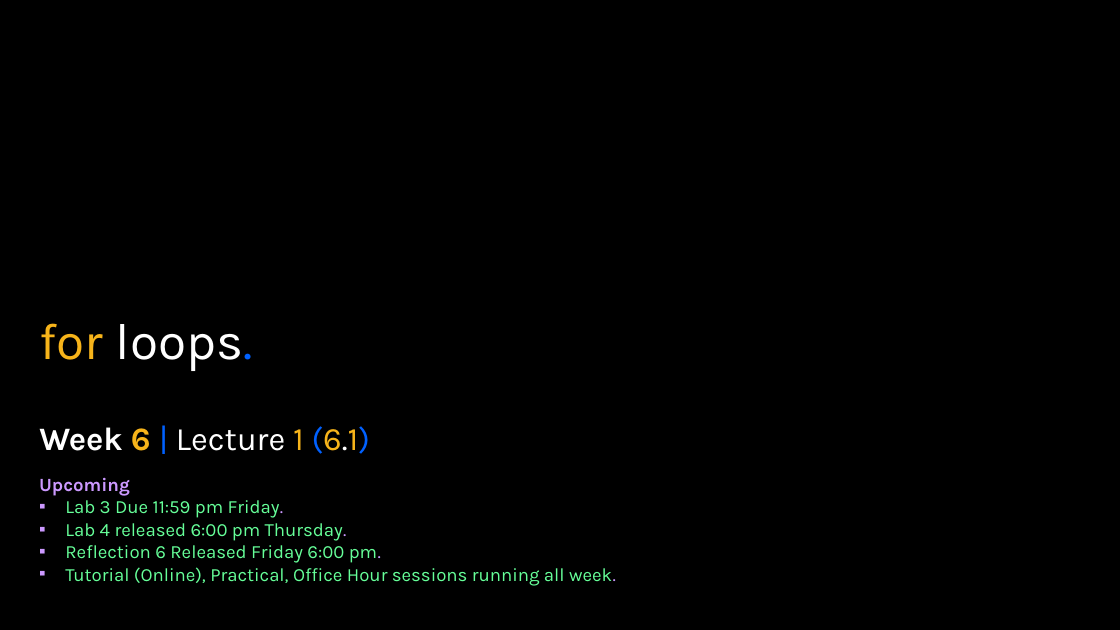
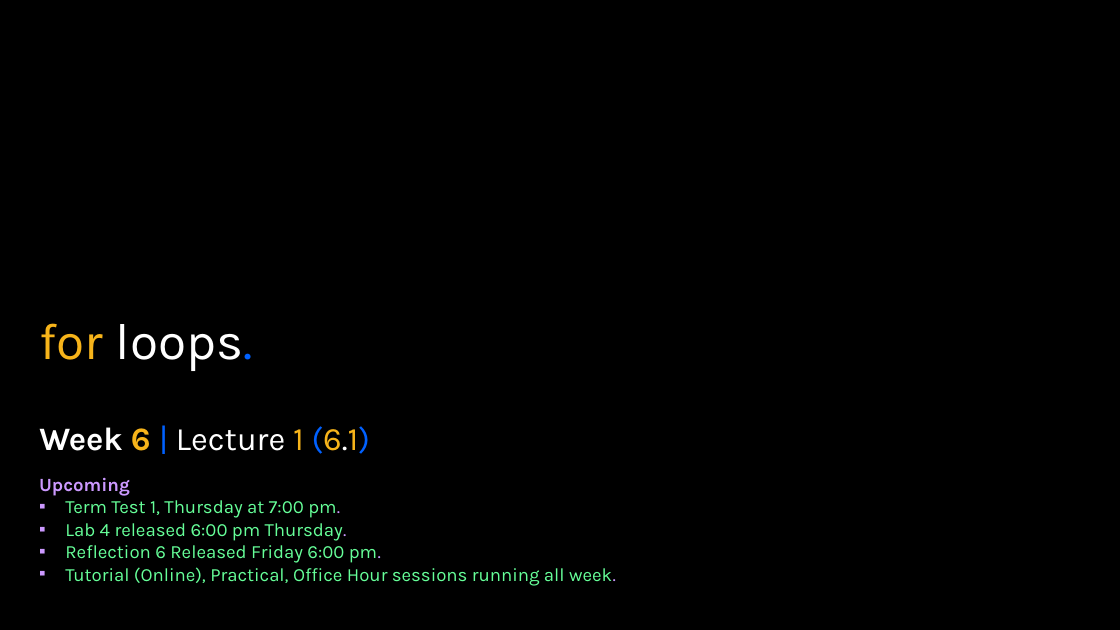
Before and after one commit to APS106/APS106-winter-2025-kinsella-goodfellow, a slide deck: slide 1 of lectures/week6/lecture1/slides/week6_lecture1.pptx. Drawn at 1120x630 pixels with LibreOffice and Linux fonts; fonts in the diff are those of the drawing; background and template pictures are left out. Boxes give left, top, right and bottom in pixels: in the first picture for what was removed or moved away, otherwise in the second. Text is boxed around its words. In the diff, an @@ line names an element or a change of style, - is before the commit and + after.

```diff
--- a/lectures/week6/lecture1/slides/week6_lecture1.pptx
+++ b/lectures/week6/lecture1/slides/week6_lecture1.pptx
@@ text at [65,500,340,518]: text changed @@
-▪ Lab 3 Due 11:59 pm Friday.
+▪ Term Test 1, Thursday at 7:00 pm.
```
Also in this commit, not shown: 17 other files.
